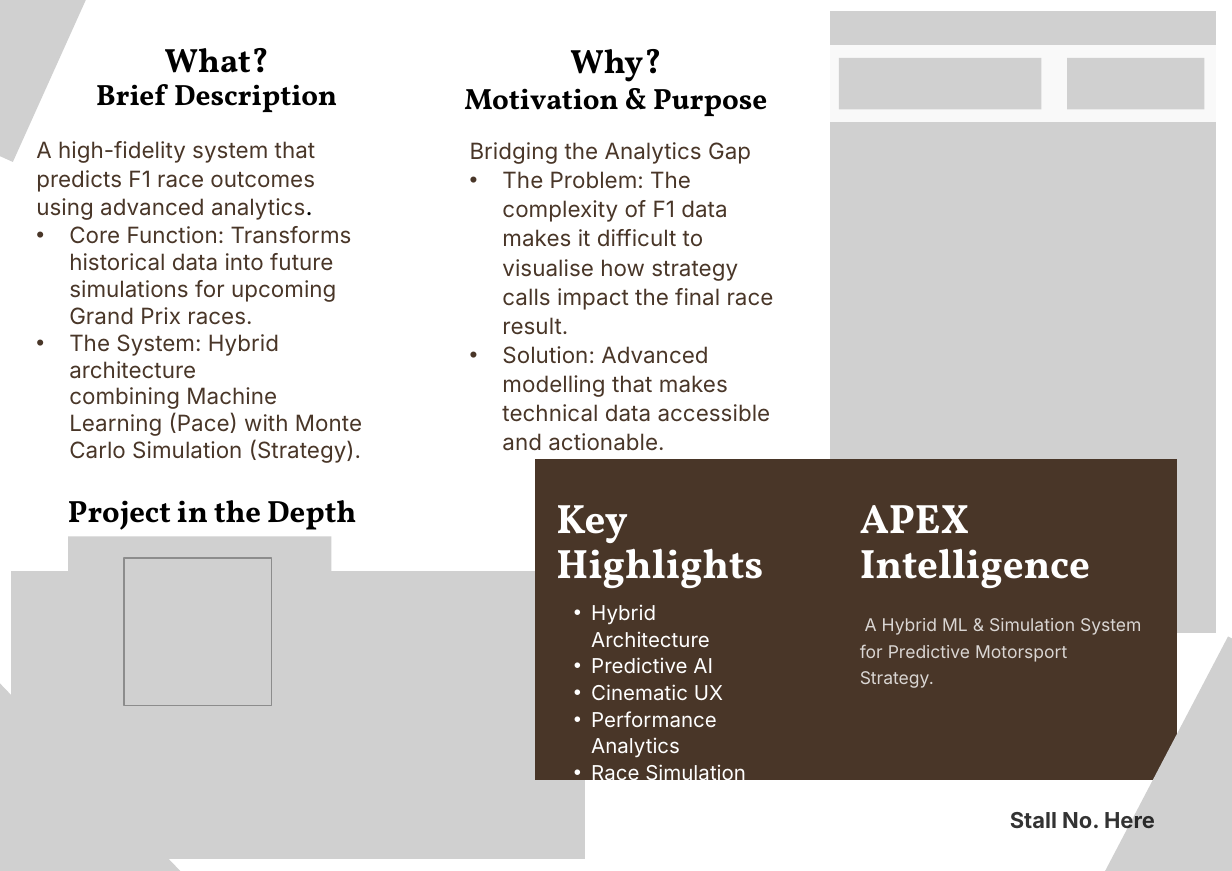
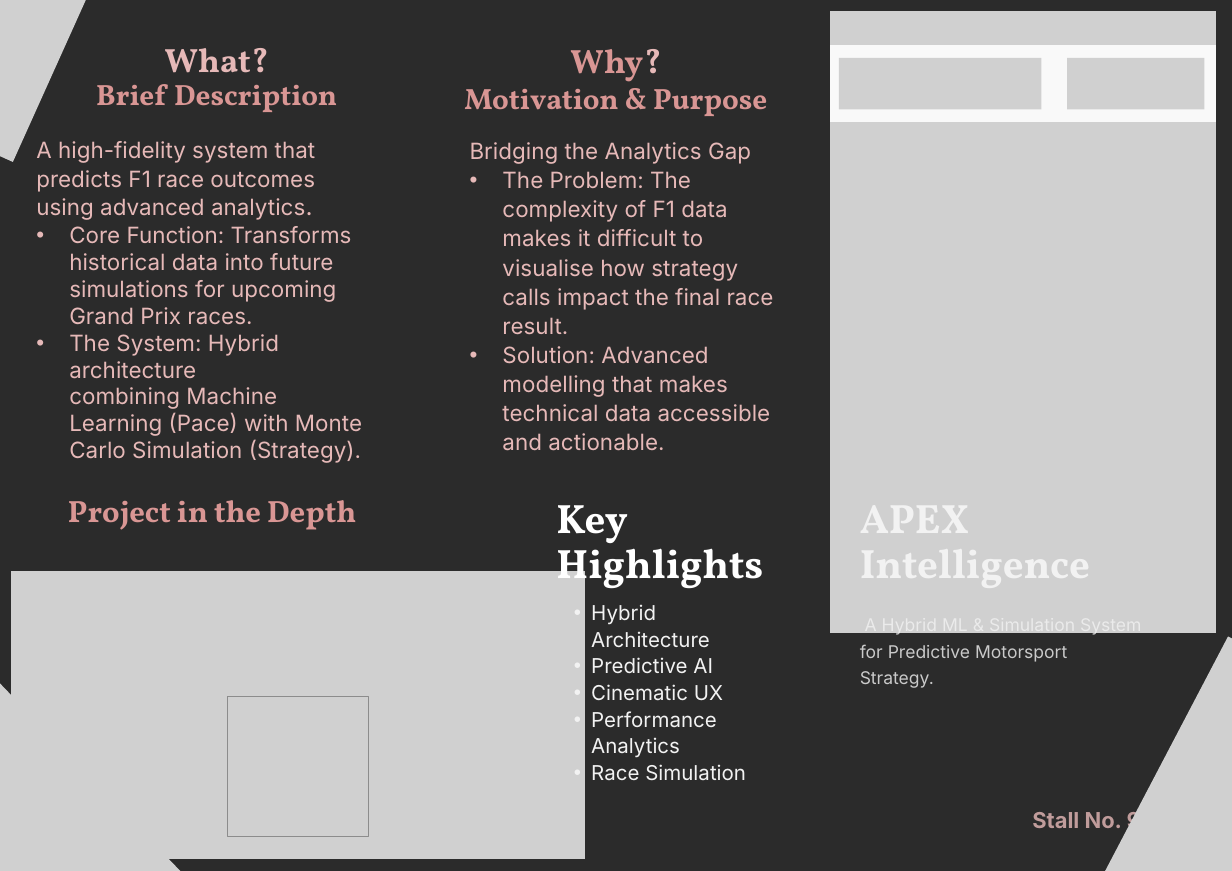
Before and after one commit to JeetShah-10/f1-race-intelligence-system, a slide deck: slide 1 of Innovation Village One Page Project Broucher.pptx. Drawn at 1232x871 pixels with LibreOffice and Linux fonts; fonts in the diff are those of the drawing; grey boxes stand for pictures; background and template pictures are left out; a plain dark background stands for a picture behind light text. Boxes give left, top, right and bottom in pixels: in the first picture for what was removed or moved away, otherwise in the second. Text is boxed around its words. In the diff, an @@ line names an element or a change of style, - is before the commit and + after.

```diff
--- a/Innovation Village One Page Project Broucher.pptx
+++ b/Innovation Village One Page Project Broucher.pptx
@@ background #FFFFFF to picture (left out) @@
@@ text "What?" at (x1=96, y1=48, x2=337, y2=112): text colour #000000 to #E6B9B8 in "What?"; text colour #000000 to #D99694 in "Brief Description" @@
@@ text "Why?" at (x1=464, y1=49, x2=767, y2=116): text colour #000000 to #D99694; text colour #000000 to #E6B9B8 in "Why?" @@
@@ text "A high-fidelity system that predicts ..." at (x1=36, y1=141, x2=362, y2=463): text colour #493628 to #E6B9B8; text colour #000000 to #E6B9B8 in "analytics." @@
@@ text "Bridging the Analytics Gap" at (x1=470, y1=142, x2=774, y2=451): text colour #493628 to #E6B9B8 @@
@@ freeform shape removed at (x1=535, y1=458, x2=1177, y2=780) @@
@@ text "Project in the Depth" at (x1=68, y1=500, x2=356, y2=530): text colour #000000 to #D99694 @@
@@ text "APEX Intelligence" at (x1=860, y1=496, x2=1146, y2=588): text colour #FFFFFF to #F2F2F2 @@
@@ picture removed at (x1=69, y1=536, x2=332, y2=800) @@
@@ picture removed at (x1=124, y1=558, x2=272, y2=705) @@
@@ text "Hybrid Architecture" at (x1=591, y1=605, x2=746, y2=780): text colour #FFFFFF to #F2F2F2 @@
@@ text "A Hybrid ML & Simulation ..." at (x1=860, y1=633, x2=1141, y2=688): text colour #FFFFFF at 80% opacity to #F2F2F2 at 80% opacity @@
@@ picture added at (x1=228, y1=696, x2=369, y2=837) @@
@@ text at (x1=1032, y1=809, x2=1155, y2=829): text changed; text colour #000000 at 80% opacity to #E6B9B8 at 80% opacity @@
-Stall No. Here
+Stall No. 99
```
Also in this commit, not shown: 1 other slide changed, 50 other files.
